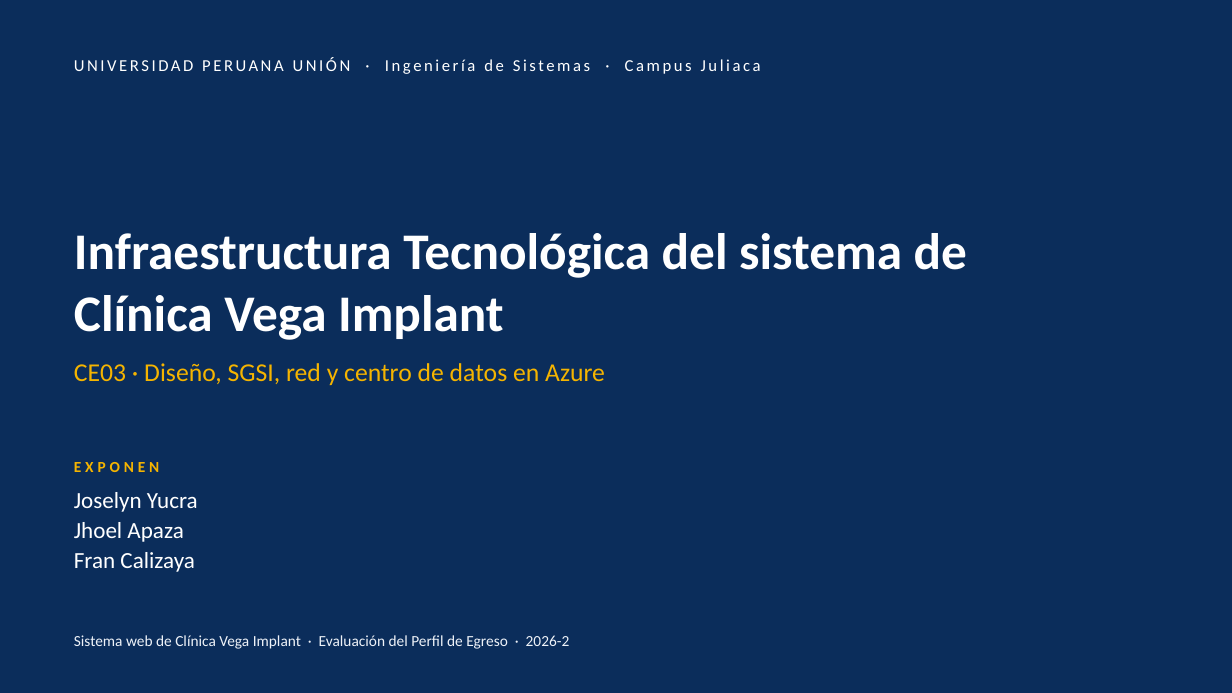
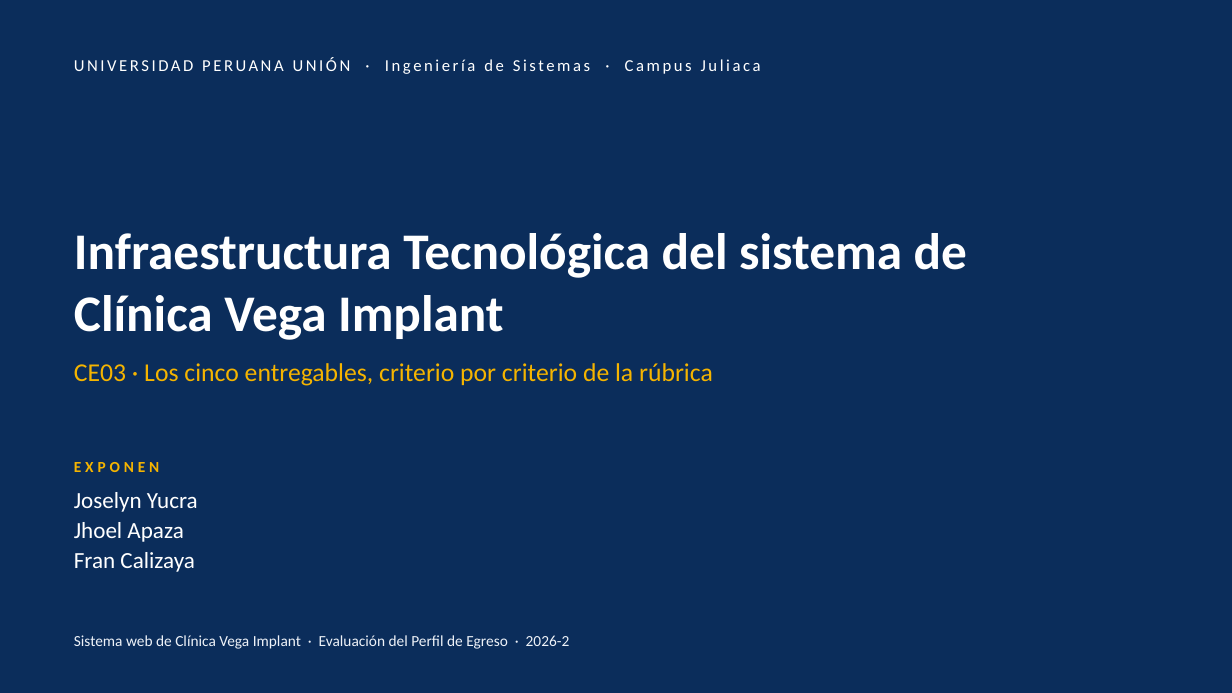
Before and after one commit to francalizaya266-sudo/venga-implantes, a slide deck: slide 1 of docs/entregables/CE03-infraestructura/presentaciones/CE03-Infraestructura-Tecnologica.pptx. Drawn at 1232x693 pixels with LibreOffice and Linux fonts; fonts in the diff are those of the drawing. Boxes give left, top, right and bottom in pixels: in the first picture for what was removed or moved away, otherwise in the second. Text is boxed around its words. In the diff, an @@ line names an element or a change of style, - is before the commit and + after.

```diff
--- a/docs/entregables/CE03-infraestructura/presentaciones/CE03-Infraestructura-Tecnologica.pptx
+++ b/docs/entregables/CE03-infraestructura/presentaciones/CE03-Infraestructura-Tecnologica.pptx
@@ text at (74,363,713,386): text changed @@
-CE03 · Diseño, SGSI, red y centro de datos en Azure
+CE03 · Los cinco entregables, criterio por criterio de la rúbrica
```
Also in this commit, not shown: 10 other slides changed, 43 slides added, 2 slides removed, 3 other files.
